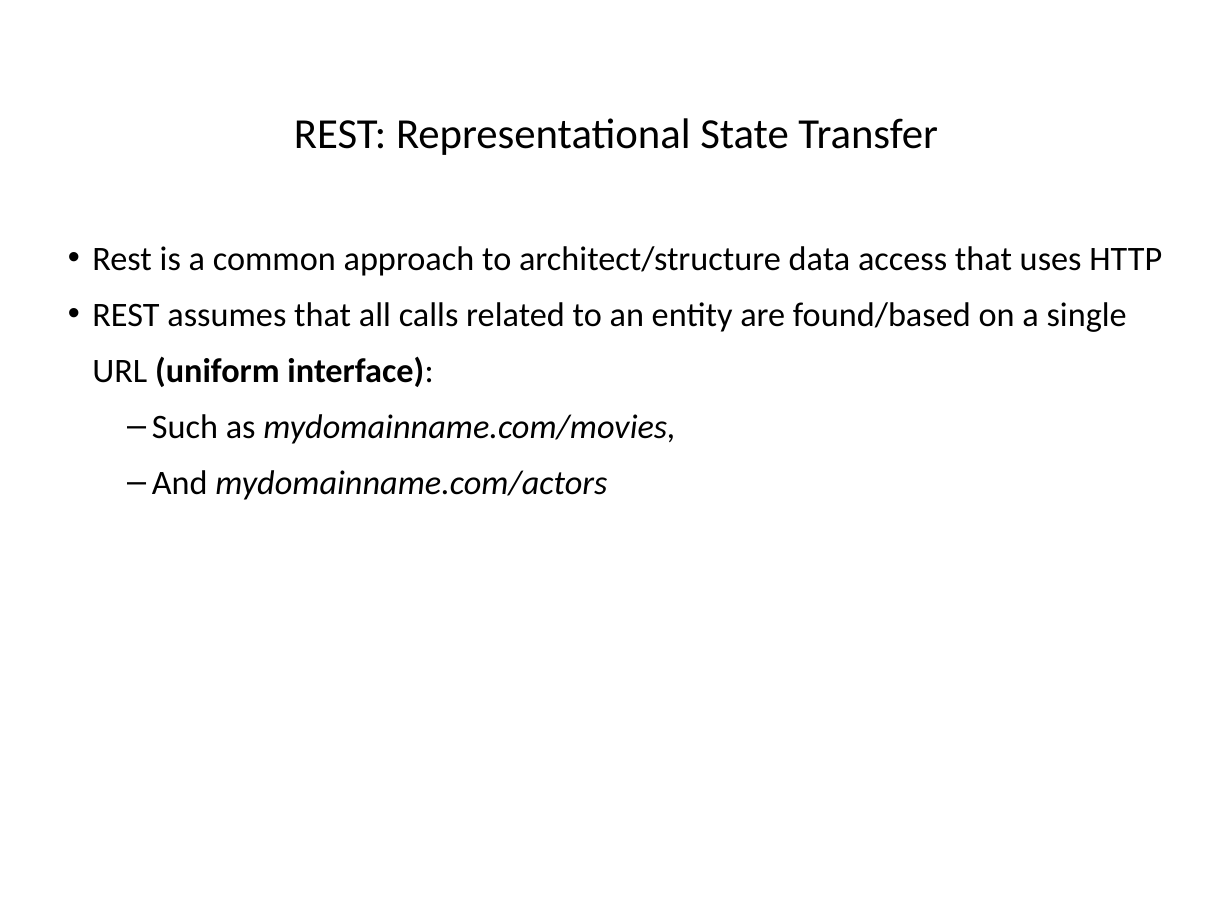
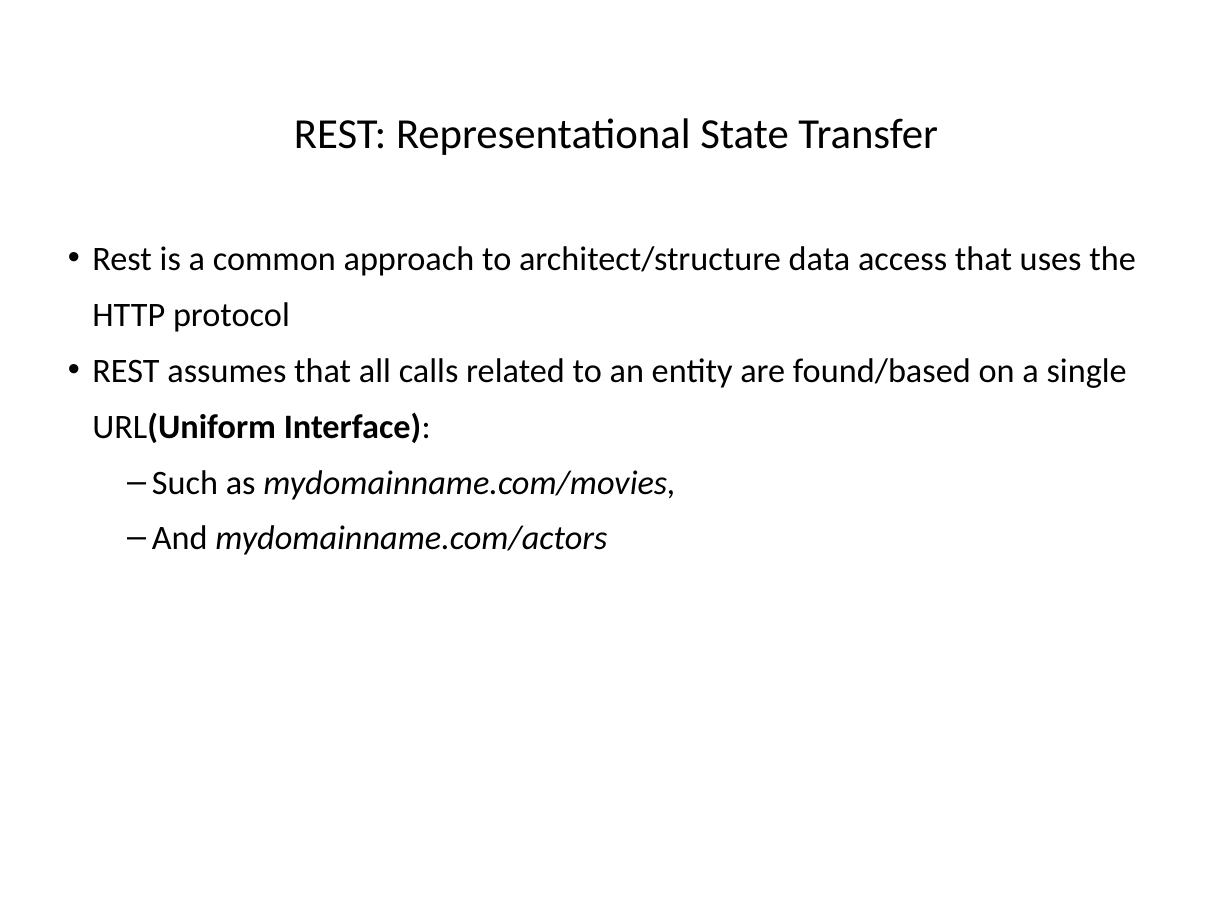
Before and after one commit to hogeschool/Development-5, a slide deck: slide 17 of Lectures/Lecture3/lesson3.pptx (slide 10 before the commit). Drawn at 1232x924 pixels with LibreOffice and Linux fonts; fonts in the diff are those of the drawing. Boxes give left, top, right and bottom in pixels: in the first picture for what was removed or moved away, otherwise in the second. Text is boxed around its words. In the diff, an @@ line names an element or a change of style, - is before the commit and + after.

```diff
--- a/Lectures/Lecture3/lesson3.pptx
+++ b/Lectures/Lecture3/lesson3.pptx
@@ text at (x1=92, y1=246, x2=1136, y2=443): text changed @@
-• Rest is a common approach to architect/structure data access that uses HTTP
-• REST assumes that all calls related to an entity are found/based on a single URL (uniform interface):
+• Rest is a common approach to architect/structure data access that uses the HTTP protocol
+• REST assumes that all calls related to an entity are found/based on a single URL(Uniform Interface):
```
Also in this commit, not shown: 8 other slides changed, 8 slides added, 2 other files.
